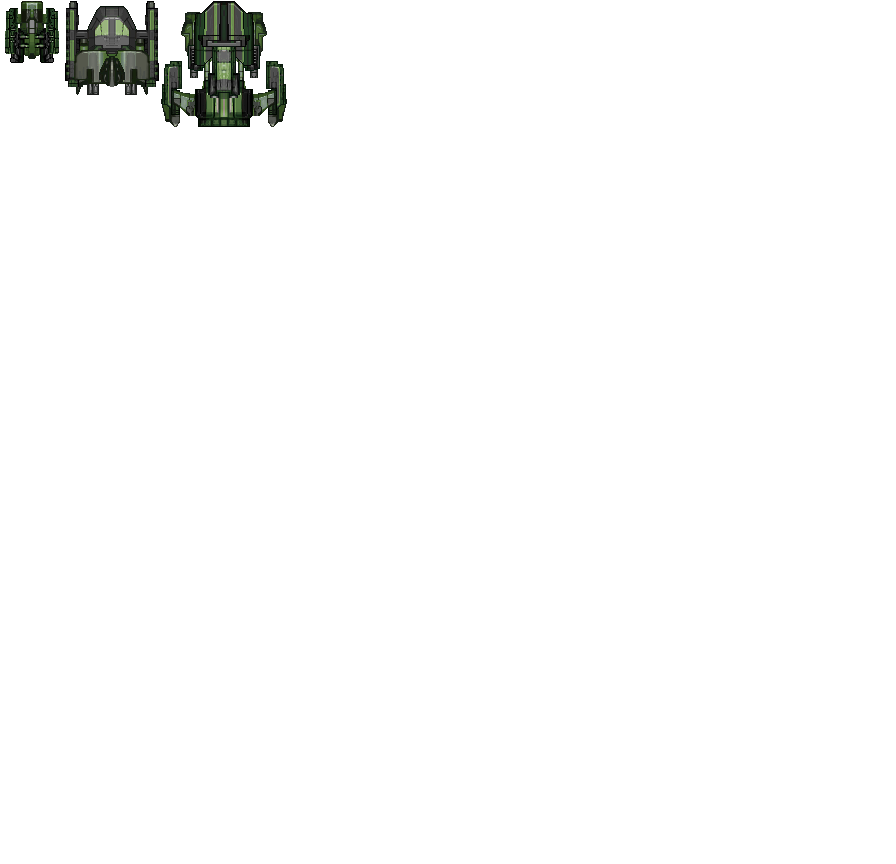
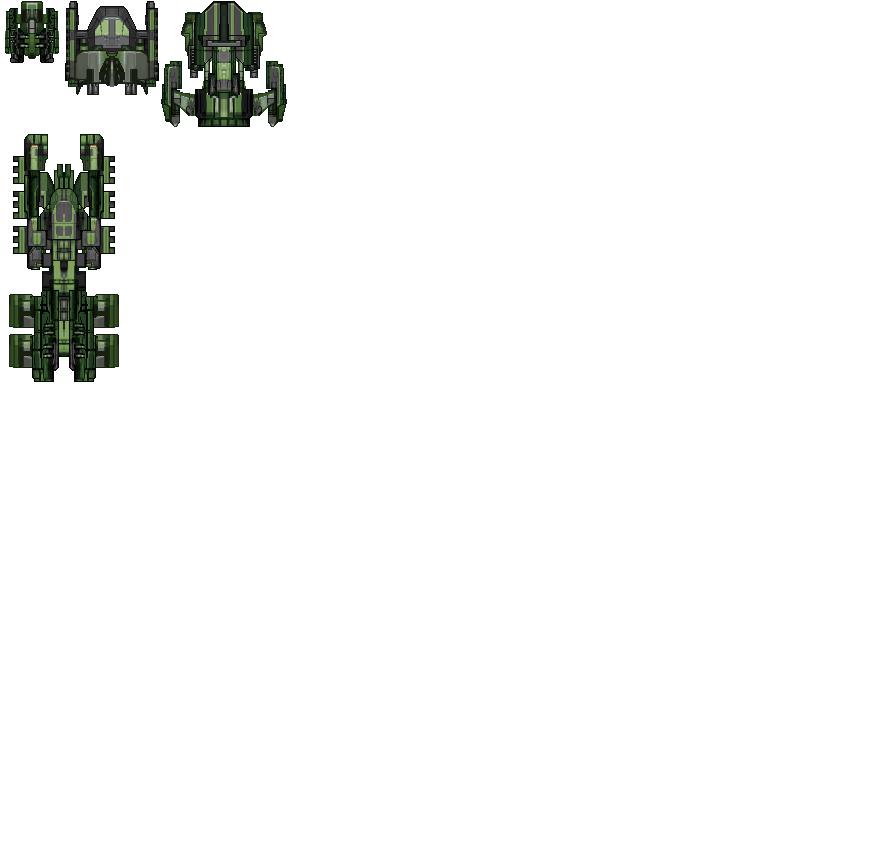
Comparing the layer stacks of the two w=896, h=864 images. Changes:
added layer "128x256ship" in group "FINAL" over 9, 134, 119, 382
